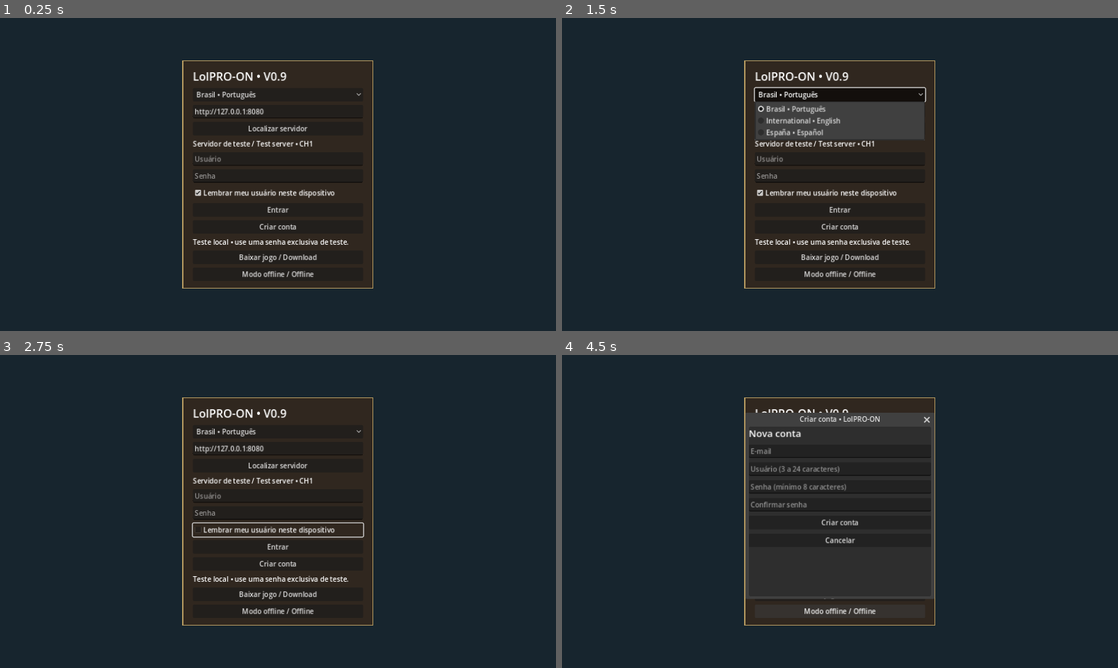
Above: before the commit, frames 1-4 (two rows, left to right).
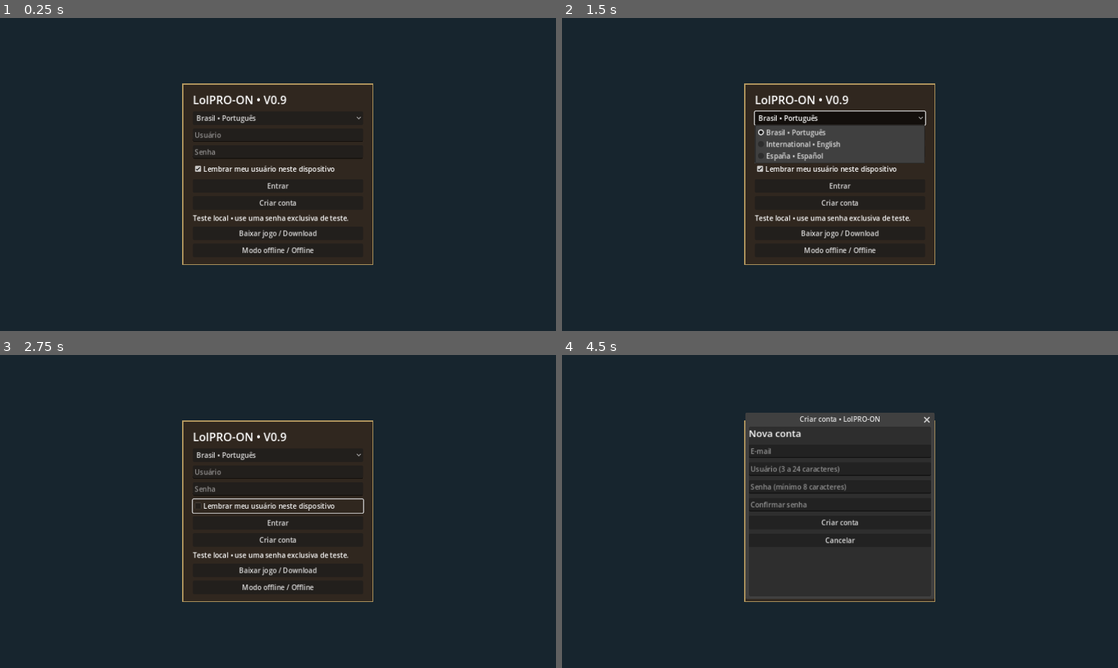
Above: after the commit, the same moments.

Repository: lolprogif/LolPRO-ON
Game: Godot game, scene res://Login.tscn
The game is run twice, just before and just after one commit, with the same random seed, the same clock (stepped at 60 frames per second) and the same inputs.
Inputs (mouse positions are in pixels of both pictures, inside the frame that each line leads up to):
- Up to frame 1 (0.25 s): no input
- Up to frame 2 (1.5 s): click (840, 127) at 0.5 s, where only the run before the commit has a clickable "Localizar servidor"; click "Brasil • Português" at 1.25 s
- Up to frame 3 (2.75 s): click "Lembrar meu usuário neste dis…" at 2 s
- Up to frame 4 (4.5 s): click "Entrar" at 2.75 s; click "Criar conta" at 3.5 s; click "Modo offline / Offline" at 4.25 s

The runs differ from the first frame. In frame 1, 7.4% of the frame differs, in the area x 32-68%, y 13-87%; in frame 2, 12%; in frame 3, 7.8%; in frame 4, 4.4%.

Commit message:
Keep server configuration out of the simple login screen

Diff:
--- a/login.gd
+++ b/login.gd
@@ -58,13 +58,10 @@
 	language = OptionButton.new()
 	for s in ["Brasil • Português", "International • English", "España • Español"]: language.add_item(s)
 	v.add_child(language)
-	endpoint = field(v,"Servidor / Server","http://127.0.0.1:8080" if not OS.has_feature("mobile") else "http://192.168.1.100:8080")
+	endpoint = LineEdit.new()
+	endpoint.text = "http://127.0.0.1:8080" if not OS.has_feature("mobile") else "http://192.168.1.100:8080"
 	settings.load("user://login.cfg")
 	endpoint.text = str(settings.get_value("login","server",endpoint.text))
-	button(v,"Localizar servidor",find_server)
-	var channel := Label.new()
-	channel.text = "Servidor de teste / Test server • CH1"
-	v.add_child(channel)
 	user = field(v,"Usuário")
 	user.text = str(settings.get_value("login","username",""))
 	password = field(v,"Senha")
